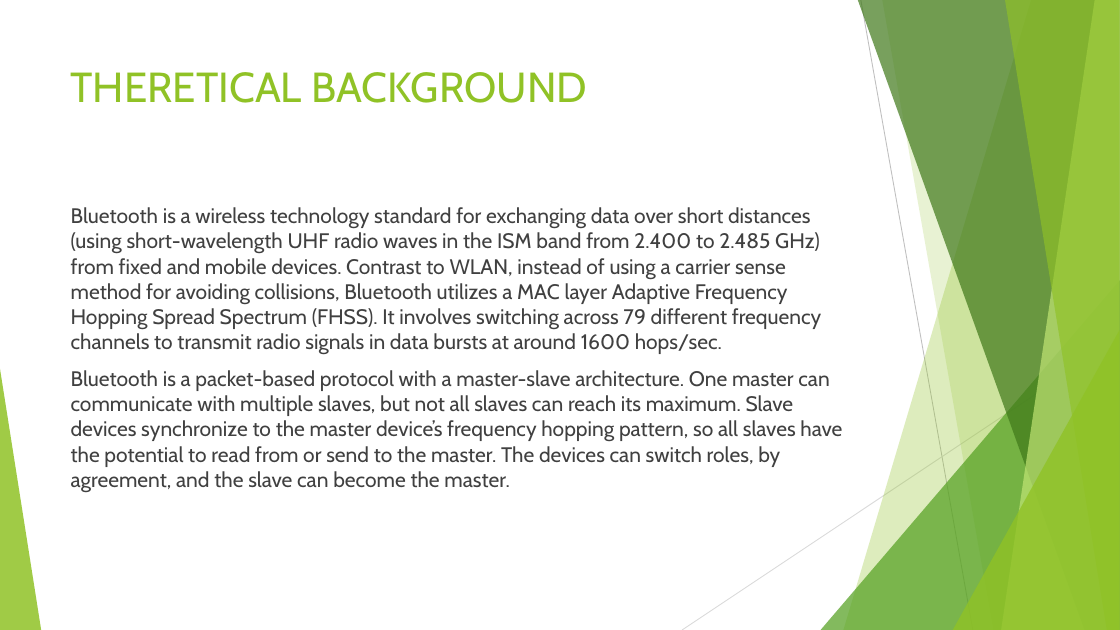
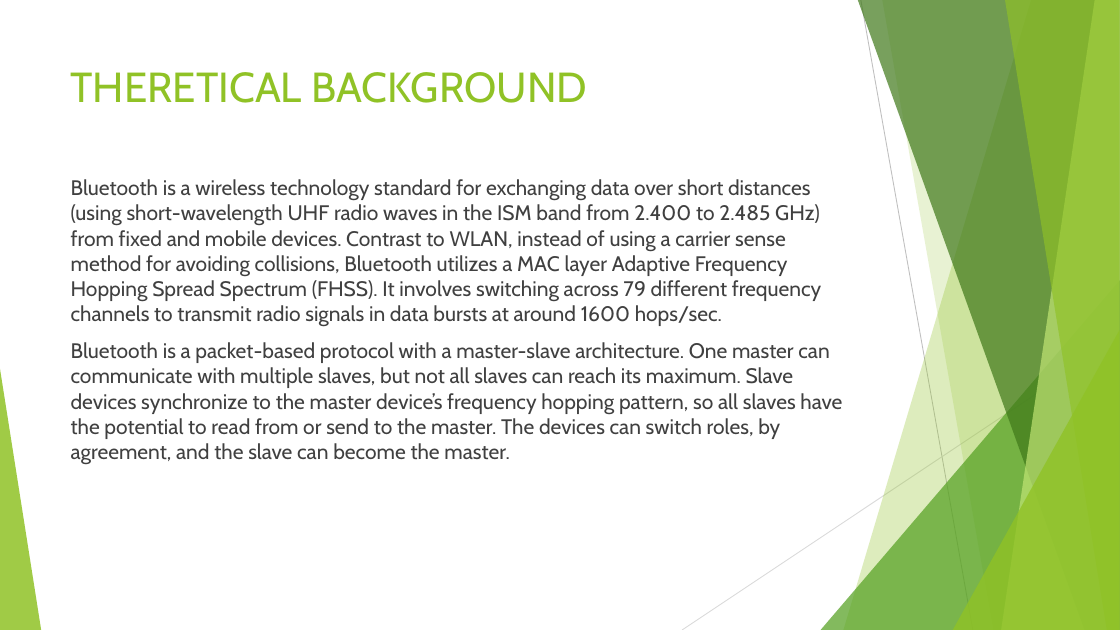
Before and after one commit to JenniferXYZ/cs-117, a slide deck: slide 4 of LAB REPORT.pptx. Drawn at 1120x630 pixels with LibreOffice and Linux fonts; fonts in the diff are those of the drawing. Boxes give left, top, right and bottom in pixels: in the first picture for what was removed or moved away, otherwise in the second. Text is boxed around its words. In the diff, an @@ line names an element or a change of style, - is before the commit and + after.

```diff
--- a/LAB REPORT.pptx
+++ b/LAB REPORT.pptx
@@ text "Bluetooth is a wireless technology ..." moved from (x1=71, y1=207, x2=842, y2=492) to (x1=71, y1=179, x2=842, y2=464) @@
```
Also in this commit, not shown: 4 other slides changed, 3 slides added, 2 slides removed.
